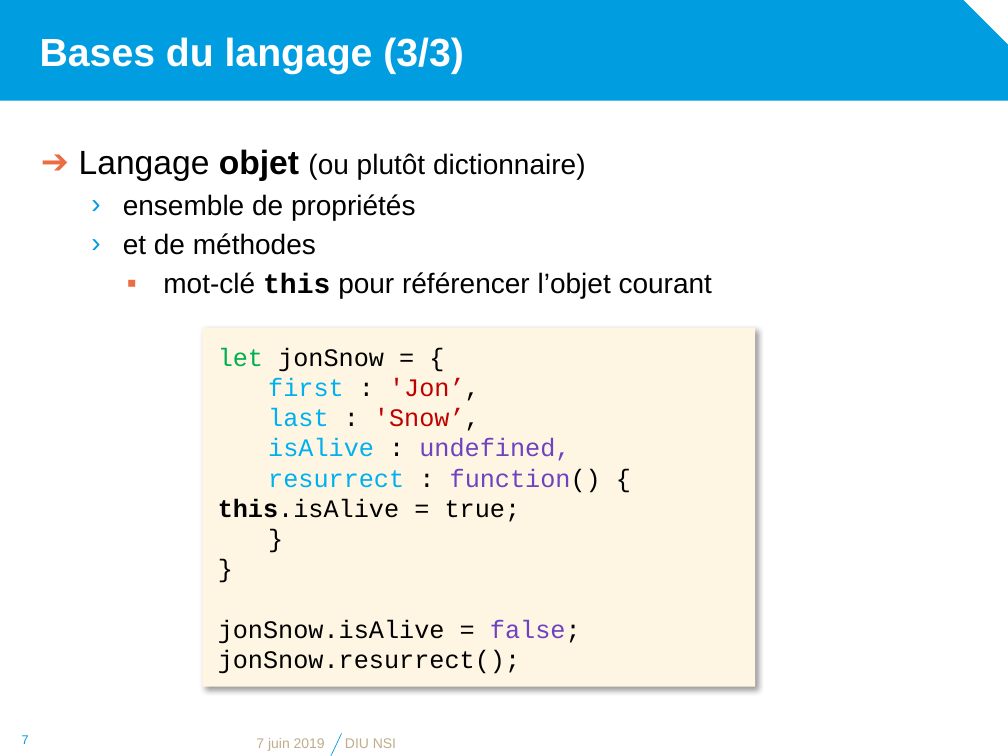
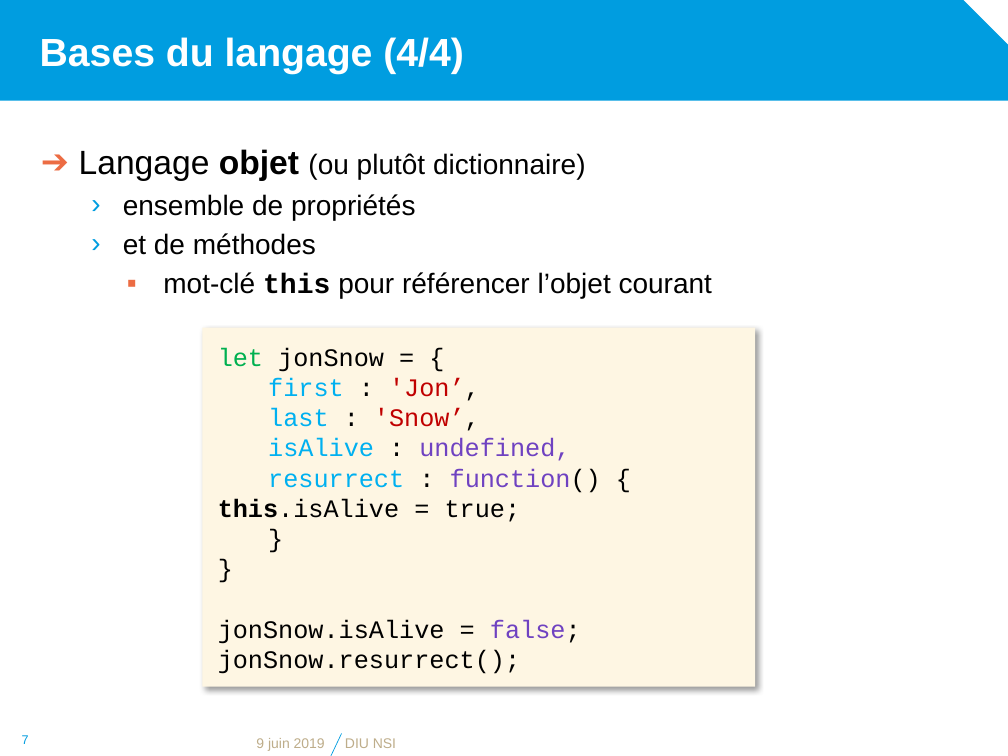
Before and after one commit to diu-uf-bordeaux/bloc1, a slide deck: slide 7 of web/4-JS/JavaScript.pptx. Drawn at 1008x756 pixels with LibreOffice and Linux fonts; fonts in the diff are those of the drawing; background and template pictures are left out. Boxes give left, top, right and bottom in pixels: in the first picture for what was removed or moved away, otherwise in the second. Text is boxed around its words. In the diff, an @@ line names an element or a change of style, - is before the commit and + after.

```diff
--- a/web/4-JS/JavaScript.pptx
+++ b/web/4-JS/JavaScript.pptx
@@ title at (x1=40, y1=37, x2=463, y2=74): text changed @@
-Bases du langage (3/3)
+Bases du langage (4/4)
@@ text at (x1=256, y1=738, x2=325, y2=751): text changed @@
-7 juin 2019
+9 juin 2019
```
Also in this commit, not shown: 13 other slides changed, 1 other file.
